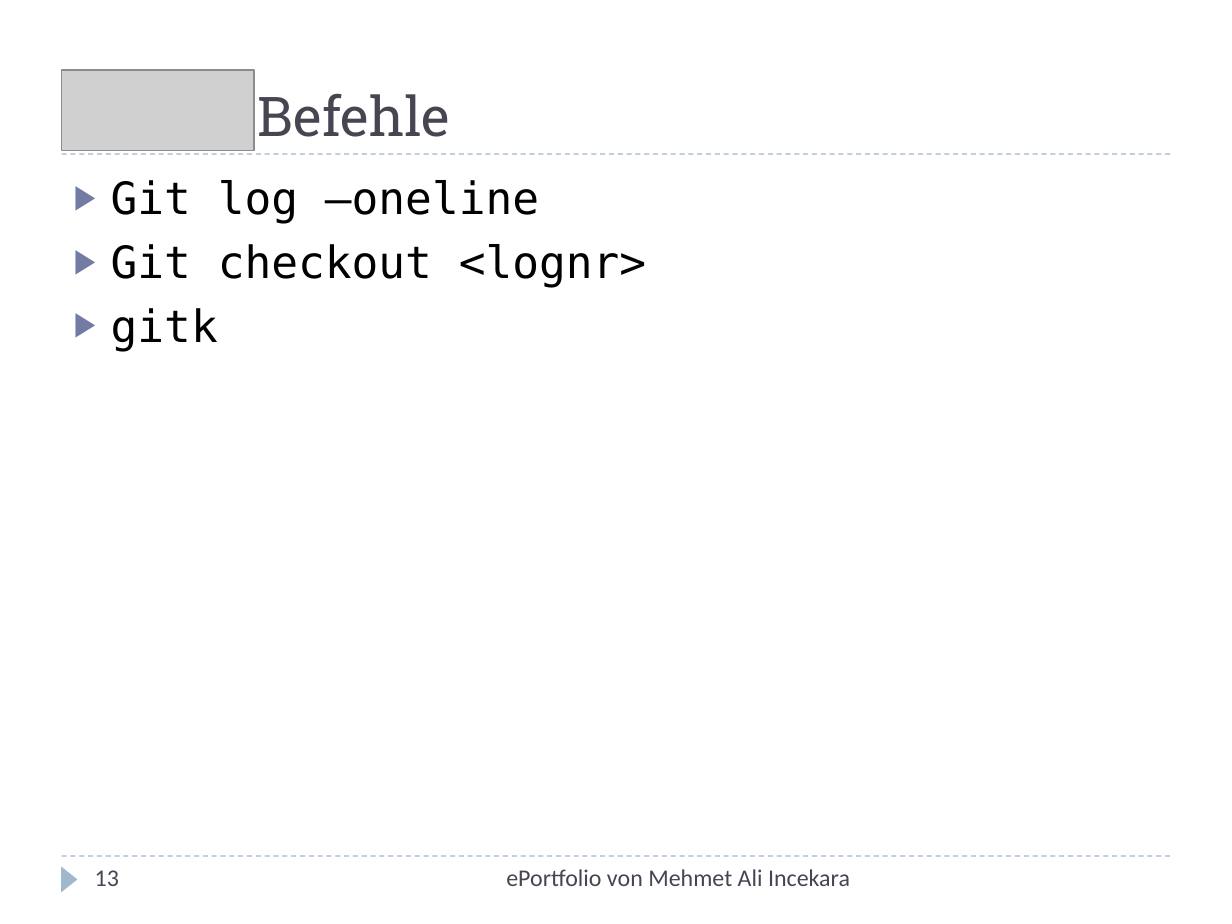
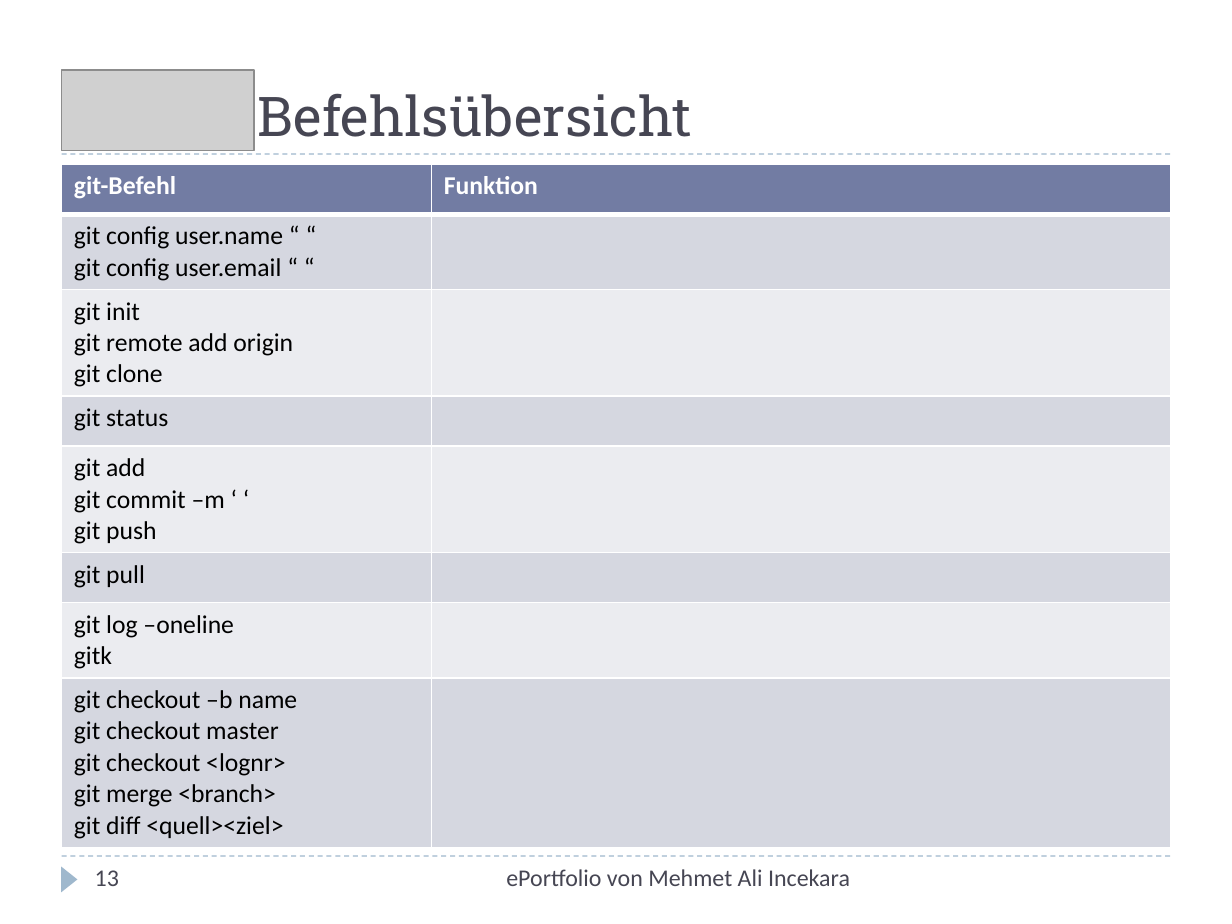
Before and after one commit to xnappy/ePortfolio, a slide deck: slide 13 of Git-und-GitHub.pptx. Drawn at 1232x924 pixels with LibreOffice and Linux fonts; fonts in the diff are those of the drawing; grey boxes stand for pictures. Boxes give left, top, right and bottom in pixels: in the first picture for what was removed or moved away, otherwise in the second. Text is boxed around its words. In the diff, an @@ line names an element or a change of style, - is before the commit and + after.

```diff
--- a/Git-und-GitHub.pptx
+++ b/Git-und-GitHub.pptx
@@ title at (258,93,692,137): text changed @@
-- Befehle
+- Befehlsübersicht
@@ table added at (62,164,1170,843), 8 rows, 2 columns @@
+git-Befehl | Funktion
+git config user.name “ “ / git config user.email “ “ | 
+git init / git remote add origin / git clone | 
+git status | 
+git add / git commit –m ‘ ‘ / git push | 
+git pull | 
+git log –oneline / gitk | 
+git checkout –b name / git checkout master / git checkout <lognr> / git merge <branch> / git diff <quell><ziel> | 
@@ text removed at (111,180,646,352) @@
-▶ Git log –oneline
-▶ Git checkout <lognr>
-▶ gitk
```
Also in this commit, not shown: 1 other slide changed, 1 slide removed.
